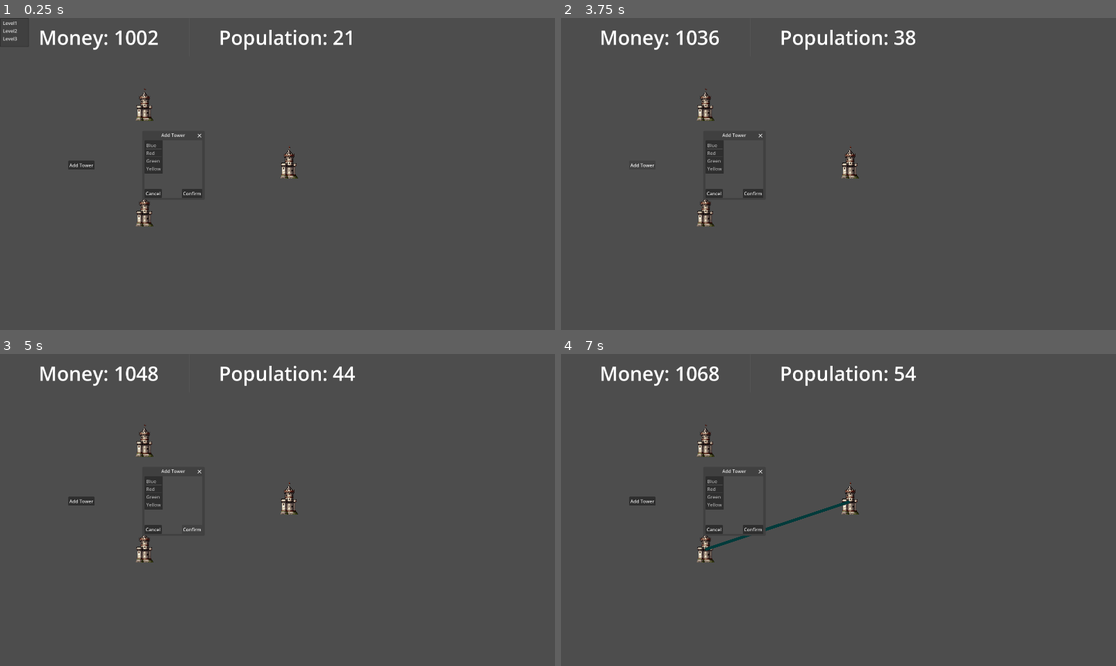
Above: before the commit, frames 1-4 (two rows, left to right).
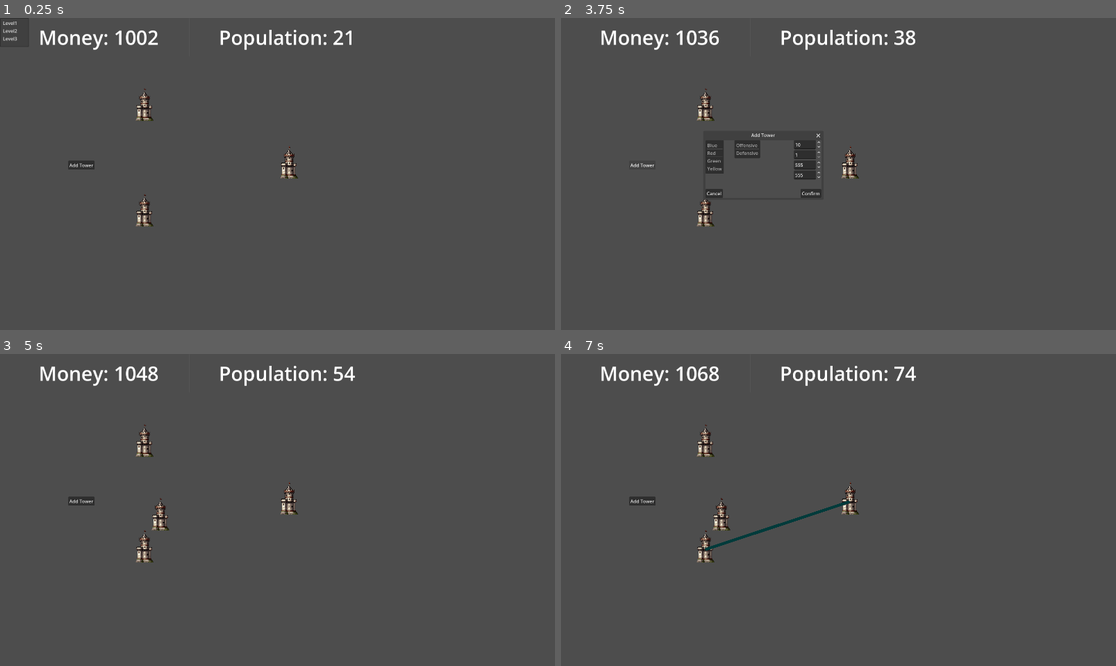
Above: after the commit, the same moments.

Repository: TLS15/FIRSTHIT
Game: Godot game, scene res://LevelMaker/level_tester.tscn
Two runs of this game, one before a commit and one after it. Both use one fixed random seed, a clock stepped at 60 frames per second and the inputs below. This scene is started directly instead of the project's main scene.
Inputs (mouse positions are in pixels of both pictures, inside the frame that each line leads up to):
- Up to frame 1 (0.25 s): no input
- Up to frame 2 (3.75 s): click "Add Tower" at 0.5 s; click "Cancel" at 1.25 s; click (755, 192) at 2 s, where only the run before the commit has a clickable "Confirm"; click (755, 192) at 2.75 s, where only the run before the commit has a clickable "Confirm"; click "Add Tower" at 3.5 s
- Up to frame 3 (5 s): click "Confirm" at 4.25 s
- Up to frame 4 (7 s): click "Add Tower" at 5 s; click "Confirm" at 5.75 s; drag from (705, 550) to (849, 500) at 6.52 s

The runs differ from the first frame. In frame 1, 0.5% of the frame differs, in the area x 25-37%, y 36-59%; in frame 2, 0.9%, in the area x 29-47%, y 36-58%; in frame 3, 0.6%; in frame 4, 0.7%.

Commit message:
finished adding tower

Diff:
--- /dev/null
+++ b/LevelMaker/add_tower.gd
@@ -0,0 +1,48 @@
+extends Control
+
+signal tower_configured(towerData: TowerResource)
+
+var team: String = "Blue"
+var towerType: String = "Offensive"
+
+# Called when the node enters the scene tree for the first time.
+func _ready() -> void:
+	pass # Replace with function body.
+
+
+# Called every frame. 'delta' is the elapsed time since the previous frame.
+func _process(delta: float) -> void:
+	pass
+
+
+func _on_add_pressed() -> void:
+	$Window.show()
+
+
+func _on_confirm_pressed() -> void:
+	#if not valid data
+	var towerData: TowerResource = TowerResource.new()
+	TowerResource.match_team(team, towerData)
+	TowerResource.match_type(towerType, towerData)
+
+
+	towerData.occupants = $Window/VBoxContainer/Occupants.value
+	towerData.level = $Window/VBoxContainer/Level.value
+	towerData.location = Vector2($Window/VBoxContainer/PositionX.value, $Window/VBoxContainer/PositionY.value)
+
+
+
+	emit_signal("tower_configured", towerData)
+	$Window.hide()
+
+
+func _on_close_pressed() -> void:
+	$Window.hide()
+
+#
+func _on_teams_item_selected(index: int) -> void:
+	team = $Window/Teams.get_item_text(index)
+
+
+func _on_tower_type_item_selected(index: int) -> void:
+	towerType = $Window/TowerType.get_item_text(index)
--- a/LevelMaker/level_tester.gd
+++ b/LevelMaker/level_tester.gd
@@ -13,7 +13,6 @@
 @export var level: LevelResource
 
 func _ready() -> void:
-	print("Level is ready")
 	load_level(level)
 
 func _process(delta):
@@ -41,6 +40,9 @@
 	money = level.starting_money
 
 	for tower in level.towers:
+		load_tower(tower)
+
+func load_tower(tower: TowerResource):
 		var instance = load("res://Scenes/castle.tscn").instantiate()
 		add_child(instance)
 		instance.assign_resource(tower)
@@ -84,3 +86,7 @@
 
 func _on_property_list_changed() -> void:
 	request_ready()
+
+
+func _on_add_tower_tower_configured(towerData: TowerResource) -> void:
+	load_tower(towerData)
--- a/LevelMaker/level_tester.tscn
+++ b/LevelMaker/level_tester.tscn
@@ -3,6 +3,7 @@
 [ext_resource type="Script" uid="uid://cwokam4ps8oee" path="res://LevelMaker/level_tester.gd" id="1_n5pd5"]
 [ext_resource type="Resource" uid="uid://d1skbuyfisbjr" path="res://LevelData/Level1.tres" id="2_t3f06"]
 [ext_resource type="Script" uid="uid://djnsk3b14e0mk" path="res://Scripts/select_level.gd" id="3_ctvhw"]
+[ext_resource type="Script" uid="uid://c5jaxjxxwhi61" path="res://LevelMaker/add_tower.gd" id="4_yopi2"]
 
 [sub_resource type="LabelSettings" id="LabelSettings_yopi2"]
 font_size = 68
@@ -18,8 +19,8 @@
 [node name="UIMaster" type="Control" parent="." unique_id=6579418]
 layout_mode = 3
 anchors_preset = 0
-offset_right = 1920.0
-offset_bottom = 1080.0
+offset_right = 43.0
+offset_bottom = 59.0
 mouse_filter = 2
 
 [node name="MainMenu" type="Control" parent="UIMaster" unique_id=207771457]
@@ -64,8 +65,8 @@
 
 [node name="UILevel" type="Control" parent="UIMaster" unique_id=988945793]
 anchors_preset = 0
-offset_right = 1397.0
-offset_bottom = 422.0
+offset_right = 1387.0
+offset_bottom = 132.0
 mouse_filter = 2
 
 [node name="HBoxContainer" type="HBoxContainer" parent="UIMaster/UILevel" unique_id=1595842271]
@@ -89,12 +90,13 @@
 text = "Total Population: 0"
 label_settings = SubResource("LabelSettings_81omt")
 
-[node name="Control" type="Control" parent="UIMaster" unique_id=336654464]
+[node name="AddTower" type="Control" parent="UIMaster" unique_id=336654464]
 anchors_preset = 0
 offset_right = 40.0
 offset_bottom = 40.0
-
-[node name="AddTower" type="Button" parent="UIMaster/Control" unique_id=971616716]
+script = ExtResource("4_yopi2")
+
+[node name="Add" type="Button" parent="UIMaster/AddTower" unique_id=971616716]
 layout_mode = 0
 offset_left = 236.0
 offset_top = 494.0
@@ -102,13 +104,14 @@
 offset_bottom = 508.0
 text = "Add Tower"
 
-[node name="Window" type="Window" parent="UIMaster/Control" unique_id=993051646]
+[node name="Window" type="Window" parent="UIMaster/AddTower" unique_id=993051646]
 oversampling_override = 1.0
 title = "Add Tower"
 position = Vector2i(500, 423)
-size = Vector2i(200, 200)
-
-[node name="Button" type="Button" parent="UIMaster/Control/Window" unique_id=59088313]
+size = Vector2i(400, 200)
+visible = false
+
+[node name="Confirm" type="Button" parent="UIMaster/AddTower/Window" unique_id=59088313]
 anchors_preset = 3
 anchor_left = 1.0
 anchor_top = 1.0
@@ -120,7 +123,7 @@
 grow_vertical = 0
 text = "Confirm"
 
-[node name="Button2" type="Button" parent="UIMaster/Control/Window" unique_id=137026490]
+[node name="Close" type="Button" parent="UIMaster/AddTower/Window" unique_id=137026490]
 anchors_preset = 2
 anchor_top = 1.0
 anchor_bottom = 1.0
@@ -130,7 +133,7 @@
 text = "Cancel
 "
 
-[node name="Teams" type="ItemList" parent="UIMaster/Control/Window" unique_id=1678152569]
+[node name="Teams" type="ItemList" parent="UIMaster/AddTower/Window" unique_id=1678152569]
 offset_right = 40.0
 offset_bottom = 40.0
 allow_reselect = true
@@ -142,5 +145,57 @@
 item_2/text = "Green"
 item_3/text = "Yellow"
 
+[node name="TowerType" type="ItemList" parent="UIMaster/AddTower/Window" unique_id=568298852]
+offset_left = 100.0
+offset_right = 189.0
+offset_bottom = 62.0
+allow_reselect = true
+auto_width = true
+auto_height = true
+item_count = 2
+item_0/text = "Offensive"
+item_1/text = "Defensive"
+
+[node name="VBoxContainer" type="VBoxContainer" parent="UIMaster/AddTower/Window" unique_id=25045102]
+anchors_preset = 1
+anchor_left = 1.0
+anchor_right = 1.0
+offset_left = -94.0
+offset_bottom = 136.0
+grow_horizontal = 0
+
+[node name="Occupants" type="SpinBox" parent="UIMaster/AddTower/Window/VBoxContainer" unique_id=1410068968]
+clip_contents = true
+layout_mode = 2
+value = 10.0
+
+[node name="Level" type="SpinBox" parent="UIMaster/AddTower/Window/VBoxContainer" unique_id=1229348924]
+clip_contents = true
+layout_mode = 2
+min_value = 1.0
+max_value = 3.0
+value = 1.0
+rounded = true
+
+[node name="PositionX" type="SpinBox" parent="UIMaster/AddTower/Window/VBoxContainer" unique_id=98572958]
+clip_contents = true
+layout_mode = 2
+max_value = 1920.0
+value = 555.0
+custom_arrow_step = 10.0
+
+[node name="PositionY" type="SpinBox" parent="UIMaster/AddTower/Window/VBoxContainer" unique_id=733681614]
+clip_contents = true
+layout_mode = 2
+max_value = 1080.0
+value = 555.0
+custom_arrow_step = 10.0
+
 [connection signal="editor_state_changed" from="." to="." method="_on_editor_state_changed"]
 [connection signal="property_list_changed" from="." to="." method="_on_property_list_changed"]
+[connection signal="tower_configured" from="UIMaster/AddTower" to="." method="_on_add_tower_tower_configured"]
+[connection signal="pressed" from="UIMaster/AddTower/Add" to="UIMaster/AddTower" method="_on_add_pressed"]
+[connection signal="pressed" from="UIMaster/AddTower/Window/Confirm" to="UIMaster/AddTower" method="_on_confirm_pressed"]
+[connection signal="pressed" from="UIMaster/AddTower/Window/Close" to="UIMaster/AddTower" method="_on_close_pressed"]
+[connection signal="item_selected" from="UIMaster/AddTower/Window/Teams" to="UIMaster/AddTower" method="_on_teams_item_selected"]
+[connection signal="item_selected" from="UIMaster/AddTower/Window/TowerType" to="UIMaster/AddTower" method="_on_tower_type_item_selected"]
--- a/Resources/TowerResource.gd
+++ b/Resources/TowerResource.gd
@@ -12,6 +12,23 @@
 	RED,
 	YELLOW,
 }
+
+static func match_team(team: String, tower: TowerResource) -> TowerResource:
+	match team:
+		"Blue": tower.affiliation = TowerResource.Players.BLUE
+		"Green": tower.affiliation = TowerResource.Players.GREEN
+		"Red": tower.affiliation = TowerResource.Players.RED
+		"Yellow": tower.affiliation = TowerResource.Players.YELLOW
+	return tower
+
+static func match_type(type: String, tower: TowerResource) -> TowerResource:
+	match type:
+		"Offensive": tower.type = TowerResource.TowerType.OFFENSIVE
+		"Defensive": tower.type = TowerResource.TowerType.DEFENSIVE
+		"Economy": tower.type = TowerResource.TowerType.ECONOMY
+
+	return tower
+
 @export var type: TowerType
 @export var location: Vector2
 @export var level: int
Not shown, added: LevelMaker/add_tower.gd.uid
